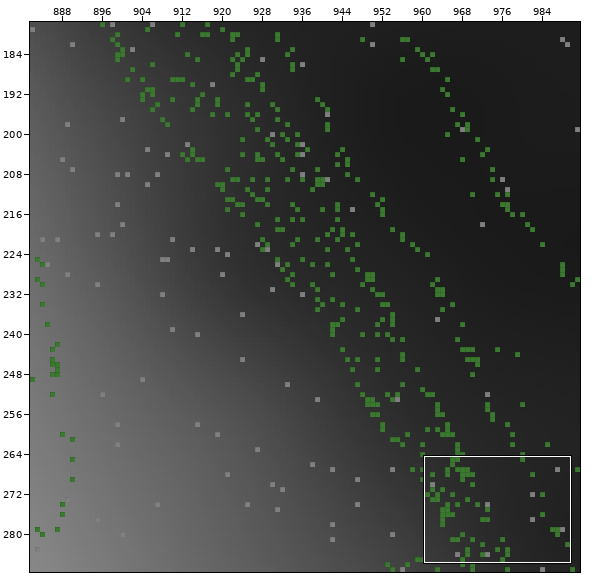
Tiled map -- content/core/maps/karhumaki.tmx. The picture above shows the old version from afar; the outline marks the close-up.
Close-up. Old version:
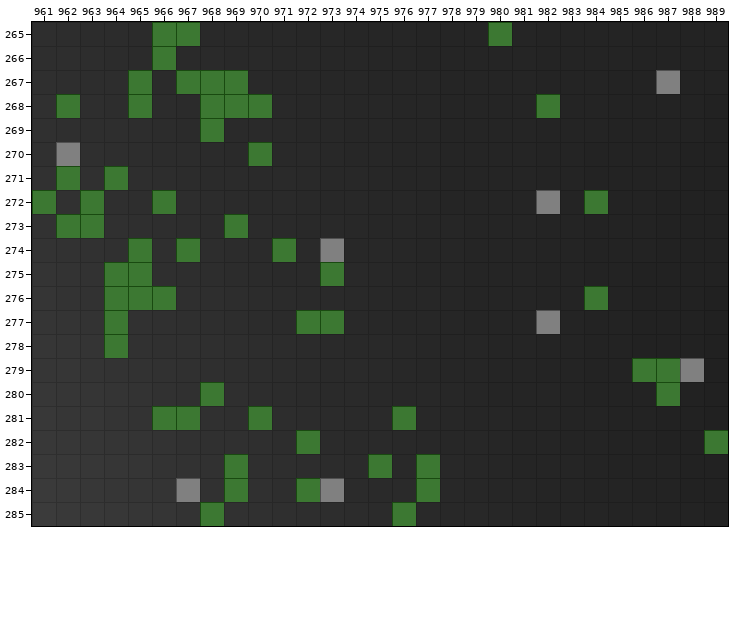
Cells are 16x16 px. Shown: x 961..989, y 265..285. The commit also changed other parts of the map, which this record leaves out.
Now the later version:
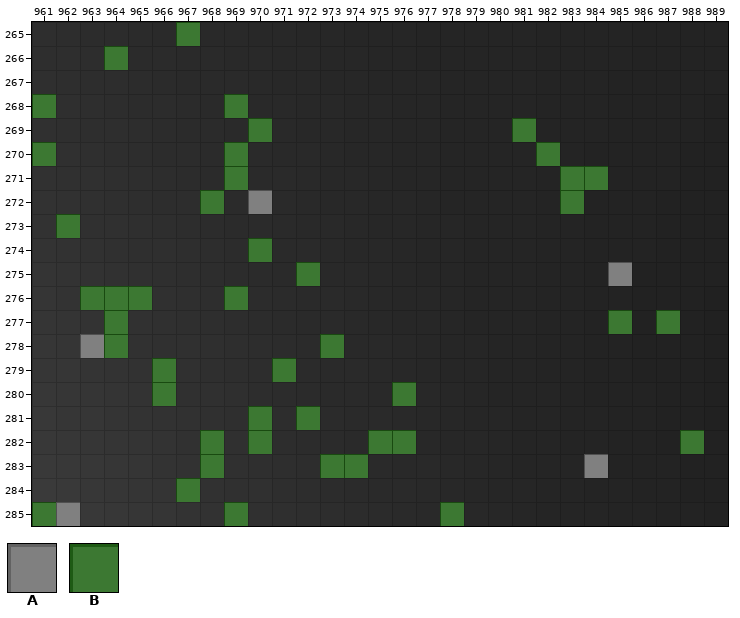
Key: from "obstacles": A 0, B 1.
_ is an empty cell.
What changed:
Layer "obstacles":
y 265: x 966 B -> _; x 980 B -> _
y 266: x 964 _ -> B; x 966 B -> _
y 267: x 965 B -> _; x 967..969 BBB -> ___; x 987 A -> _
y 268: x 961..962 _B -> B_; x 965 B -> _; x 968 B -> _; x 970 B -> _; x 982 B -> _
y 269: x 968 B -> _; x 970 _ -> B; x 981 _ -> B
y 270: x 961..962 _A -> B_; x 969..970 _B -> B_; x 982 _ -> B
y 271: x 962 B -> _; x 964 B -> _; x 969 _ -> B; x 983..984 __ -> BB
y 272: x 961 B -> _; x 963 B -> _; x 966 B -> _; x 968 _ -> B; x 970 _ -> A; x 982..984 A_B -> _B_
y 273: x 963 B -> _; x 969 B -> _
y 274: x 965 B -> _; x 967 B -> _; x 970..971 _B -> B_; x 973 A -> _
y 275: x 964..965 BB -> __; x 972..973 _B -> B_; x 985 _ -> A
y 276: x 963 _ -> B; x 966 B -> _; x 969 _ -> B; x 984 B -> _
y 277: x 972..973 BB -> __; x 982 A -> _; x 985 _ -> B; x 987 _ -> B
y 278: x 963 _ -> A; x 973 _ -> B
y 279: x 966 _ -> B; x 971 _ -> B; x 986..988 BBA -> ___
y 280: x 966 _ -> B; x 968 B -> _; x 976 _ -> B; x 987 B -> _
y 281: x 966..967 BB -> __; x 972 _ -> B; x 976 B -> _
y 282: x 968 _ -> B; x 970 _ -> B; x 972 B -> _; x 975..976 __ -> BB; x 988..989 _B -> B_
y 283: x 968..969 _B -> B_; x 973..975 __B -> BB_; x 977 B -> _; x 984 _ -> A
y 284: x 967 A -> B; x 969 B -> _; x 972..973 BA -> __; x 977 B -> _
y 285: x 961..962 __ -> BA; x 968..969 B_ -> _B; x 976 B -> _; x 978 _ -> B
